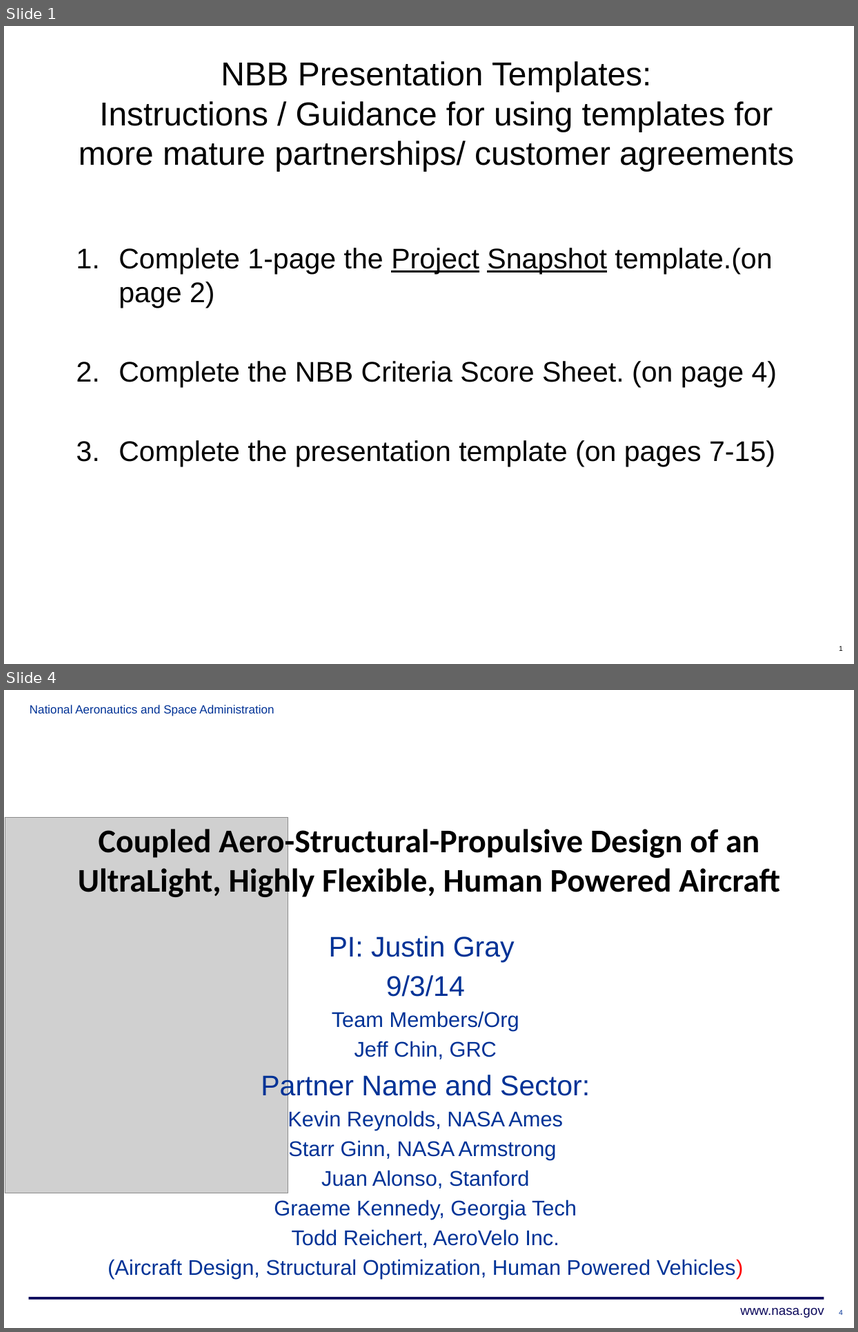
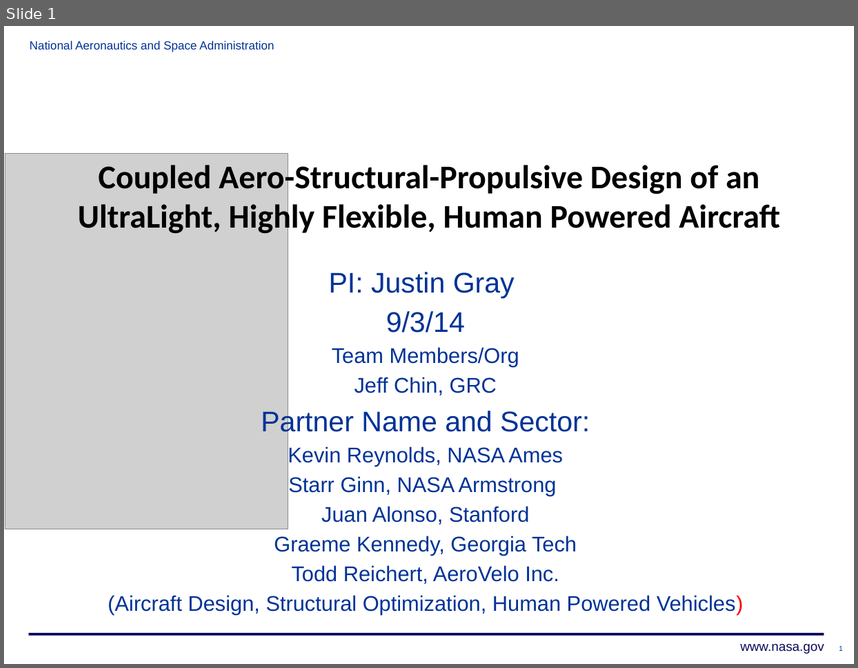
Before and after one commit to JustinSGray/Seedling2015, a slide deck: HPA_RRB_Presentation.pptx. Shown one above the other, each under a label of ours: slides 1 and 4 before the commit, slide 1 after it; the slides between them are not shown. The pictures are 858x1332 and 858x668 pixels, drawn with LibreOffice and Linux fonts; fonts in the diff are those of the drawing; grey boxes stand for pictures; background and template pictures are left out. Boxes give left, top, right and bottom in pixels: in the first picture for what was removed or moved away, otherwise in the second. Text is boxed around its words. In the diff, an @@ line names an element or a change of style, - is before the commit and + after.

```diff
--- a/HPA_RRB_Presentation.pptx
+++ b/HPA_RRB_Presentation.pptx
@@ slide 1 removed at [4,26,854,664], background #FFFFFF @@
@@ title removed at [79,61,794,172] @@
-NBB Presentation Templates:
-Instructions / Guidance for using templates for
-more mature partnerships/ customer agreements
@@ text removed at [119,247,777,466] @@
-1. Complete 1-page the Project Snapshot template.(on page 2)
-2. Complete the NBB Criteria Score Sheet. (on page 4)
-3. Complete the presentation template (on pages 7-15)
@@ page number removed at [839,646,843,650] @@
-1
@@ what was slide 4 is now slide 1 @@
@@ page number at [839,646,843,650]: text changed @@
-4
+1
```
Also in this commit, not shown: 3 slides changed, 2 other slides removed, 2 other files.
